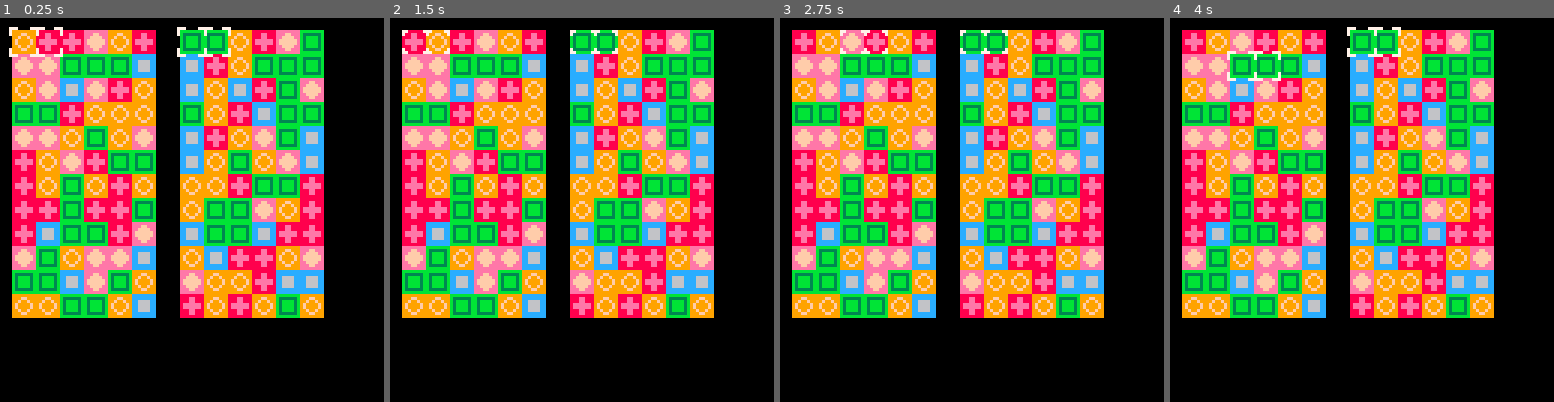
Above: before the commit, frames 1-4 (left to right).
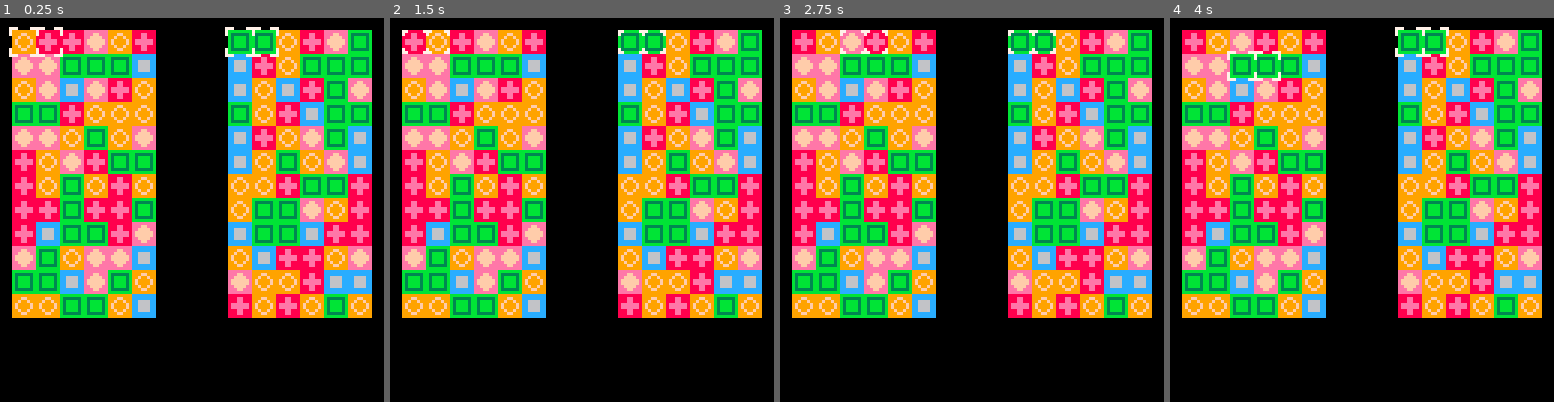
Above: after the commit, the same moments.

Repository: stevelavietes/pico8carts
Game: PICO-8 cartridge pa.p8
Same seed, same stepped clock (60 frames per second), same inputs: the game is played once before the commit and once after it.
Inputs:
- Up to frame 1 (0.25 s): no input
- Up to frame 2 (1.5 s): tap O (Z key) at 0.7 s
- Up to frame 3 (2.75 s): hold Right 1.6-2.1 s; tap O (Z key) at 1.7, 2.1, 2.5 s; hold Up 2.15-2.42 s; hold Right from 2.47 s (still down)
- Up to frame 4 (4 s): tap O (Z key) at 2.9, 3.3, 3.7 s; release Right at 3.03 s; hold Left 3.08-3.58 s; hold Down 3.63-3.97 s

The runs differ from the first frame. In frame 1, 35% of the frame differs, in the area x 46-97%, y 2-79%; in frame 2, 35%; in frame 3, 35%; in frame 4, 35%.

Commit message:
code reduction in camera push/pop. adds "elapsed" function to handle tick wraparound

Diff:
--- a/pa.p8
+++ b/pa.p8
@@ -106,23 +106,26 @@
  popc()
 end
 --
+function elapsed(t)
+ if g.tick>=t then
+  return g.tick - t
+ end
+ return 32767-t+g.tick
+end
+
 function pushc(x, y)
-	local l={0,0}
-	if #g._cms > 0 then
-	 l=g._cms[#g._cms]
-	end
+	local l=g.cs[#g.cs] or {0,0}
 	local n={l[1]+x,l[2]+y}
-	add(g._cms, n)
+	add(g.cs, n)
 	camera(n[1], n[2])
 end
+
 function popc()
-	local len = #g._cms
-	if len > 0 then
-	 g._cms[len] = nil
-	end
+	local len = #g.cs
+	g.cs[len] = nil
 	len -= 1
 	if len > 0 then
-	 local xy=g._cms[len]
+	 local xy=g.cs[len]
 	 camera(xy[1],xy[2])
 	else
 	 camera()
@@ -130,21 +133,25 @@
 end
 --
 function _update()
- g.tick+=1
- foreach(g._bs,update_board)
+ if g.tick<32767then
+  g.tick+=1
+ else
+  g.tick=0
+ end
+ foreach(g.bs,update_board)
 end
 
 function _draw()
  cls()
- foreach(g._bs,draw_board)
+ foreach(g.bs,draw_board)
 end
 
 function _init()
  g = {}
- g._cms = {}
- g._bs = {}
- add(g._bs, make_board(6,12,4,4))
- add(g._bs, make_board(6,12,60,4,1))
+ g.cs = {}
+ g.bs = {}
+ add(g.bs, make_board(6,12,4,4))
+ add(g.bs, make_board(6,12,76,4,1))
  g.tick = 0
 end
 
